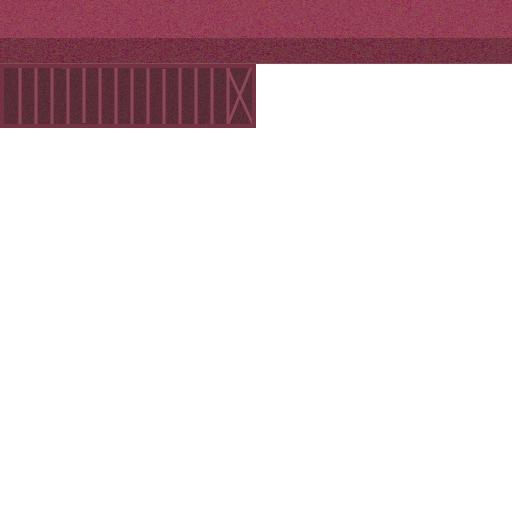
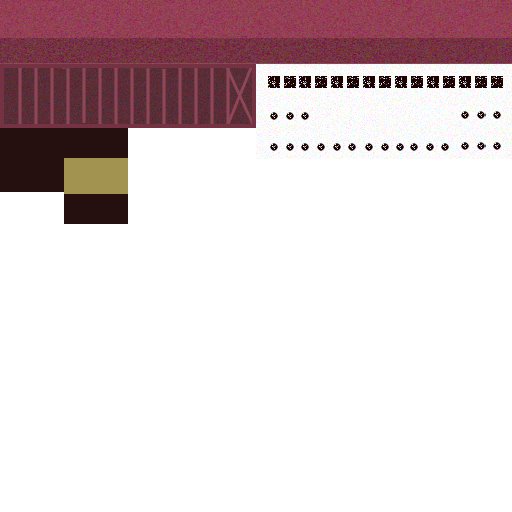
Comparing the layer stacks of the two w=512, h=512 images. Changes:
painted on "Background" over [0, 64, 512, 224]
